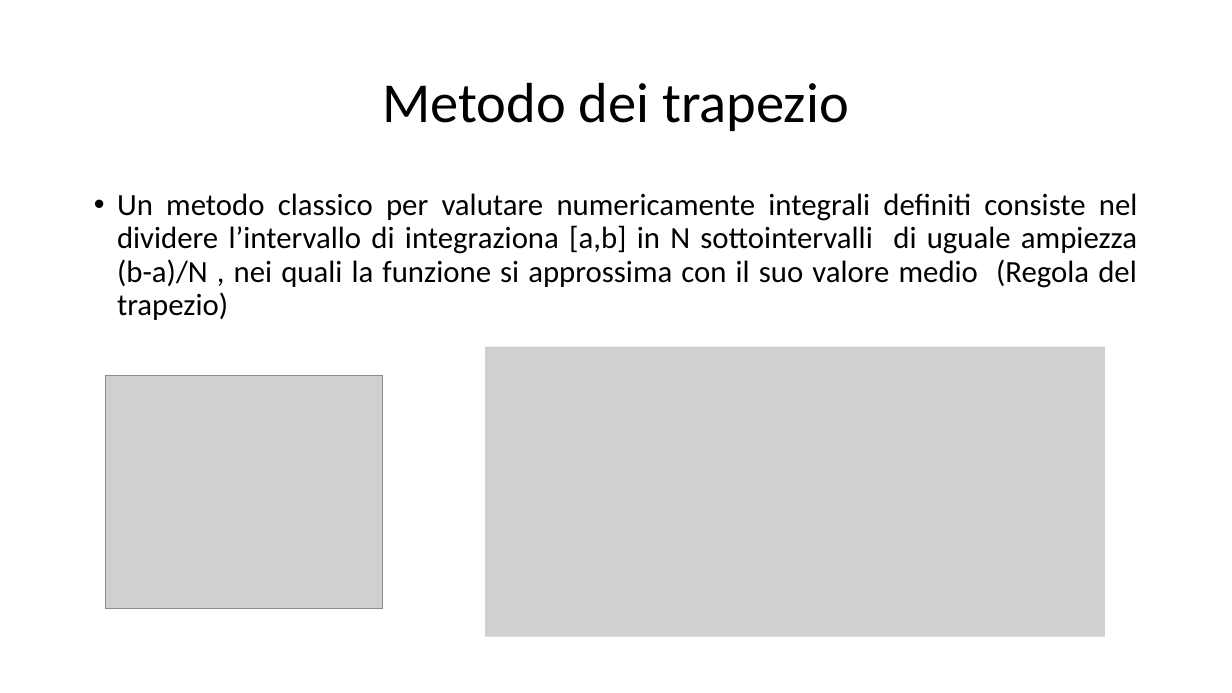
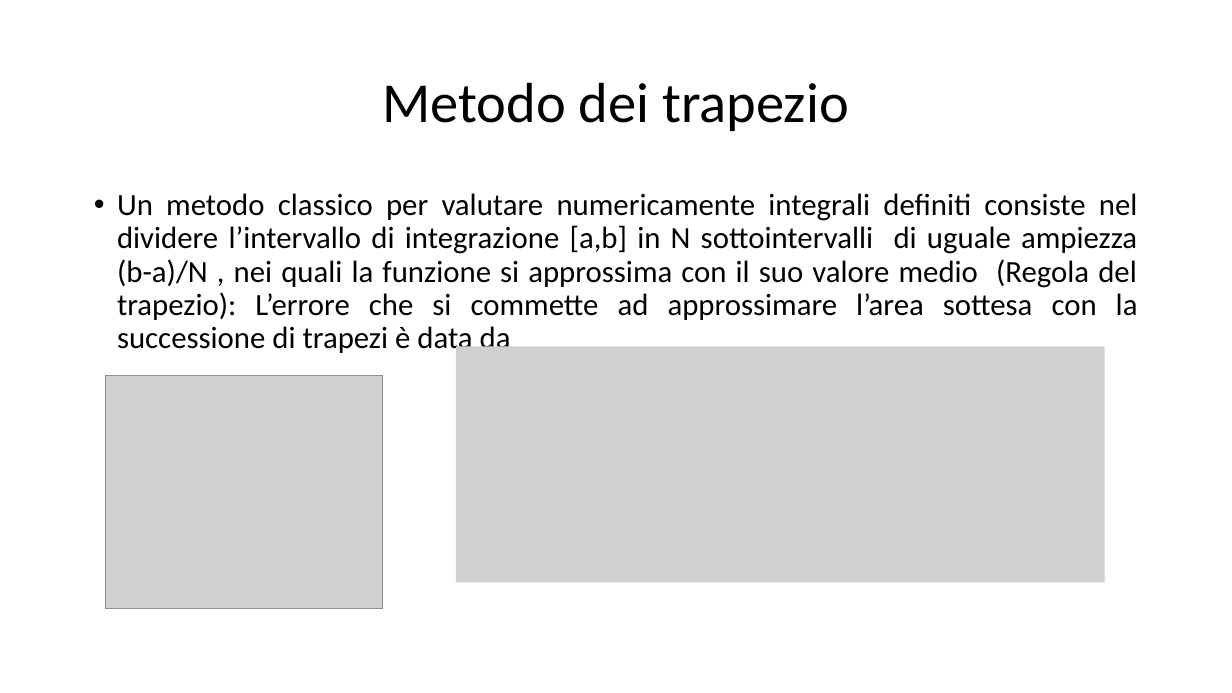
Before and after one commit to marcomonte94/Montecarlo, a slide deck: slide 19 of Slide Corso Metodi Montecarlo.pptx. Drawn at 1232x693 pixels with LibreOffice and Linux fonts; fonts in the diff are those of the drawing; grey boxes stand for pictures. Boxes give left, top, right and bottom in pixels: in the first picture for what was removed or moved away, otherwise in the second. Text is boxed around its words. In the diff, an @@ line names an element or a change of style, - is before the commit and + after.

```diff
--- a/Slide Corso Metodi Montecarlo.pptx
+++ b/Slide Corso Metodi Montecarlo.pptx
@@ text at (117, 193, 1138, 356): text changed @@
-• Un metodo classico per valutare numericamente integrali definiti consiste nel dividere l’intervallo di integraziona [a,b] in N sottointervalli di uguale ampiezza (b-a)/N , nei quali la funzione si approssima con il suo valore medio (Regola del trapezio)
+• Un metodo classico per valutare numericamente integrali definiti consiste nel dividere l’intervallo di integrazione [a,b] in N sottointervalli di uguale ampiezza (b-a)/N , nei quali la funzione si approssima con il suo valore medio (Regola del trapezio): L’errore che si commette ad approssimare l’area sottesa con la successione di trapezi è data da
@@ picture: place and size @@
-picture at (485, 347, 1105, 637)
+picture at (456, 347, 1104, 582)
```
Also in this commit, not shown: 8 other slides changed, 18 slides added, 3 other files.
